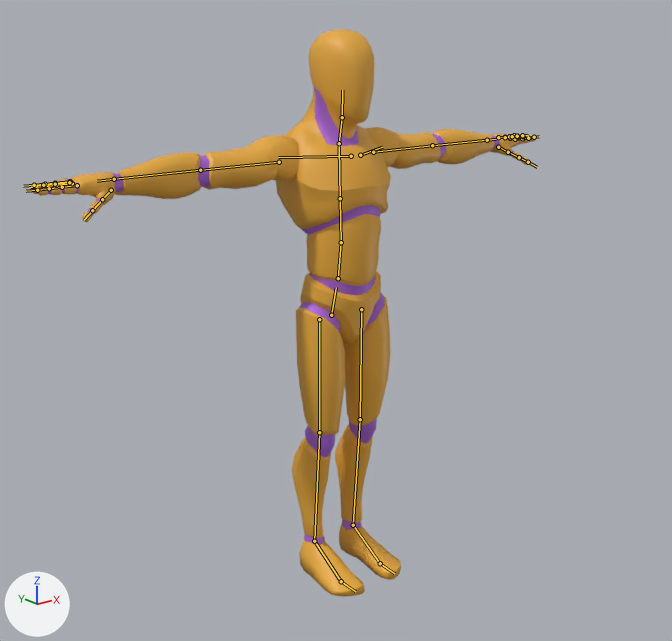
Renders of the glTF model fixing_kneeling.glb from each side of a commit.
Both versions are drawn from a camera (50 mm lens) standing at (-1.85, -2.29, 1.83) and looking at (-0.13, -0.13, 0.97). Every picture has the same lights, and +X, +Y and +Z are marked at lower left. The picture after the commit comes second. The bones that change, and the others that lie on the model, are drawn over the model as lines.

The first picture shows 'Mannequin_1', 'Mannequin_2'.
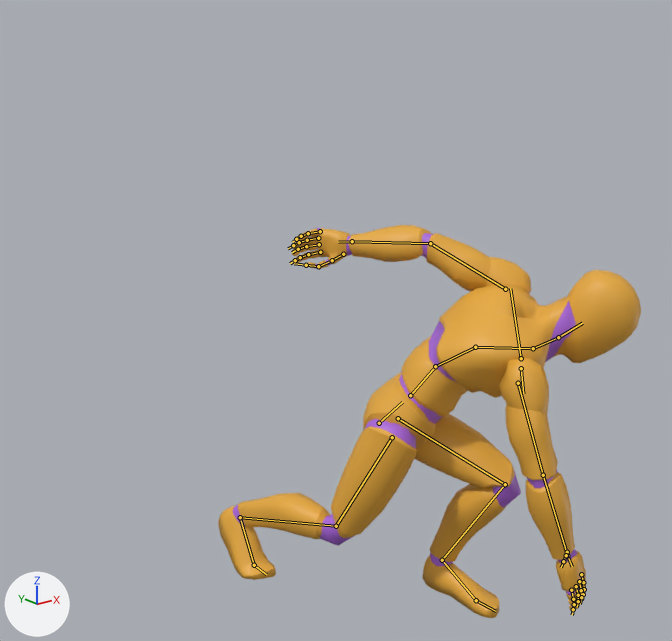
The newer file adds an action. The first version stands in its rest pose; the second is drawn at frame 45 of the action 'anim01+anim02_adjusted'.

What the commit changed:
Bone 'pelvis' (bone_pelvis) moves from (0.0, 0.0, 0.0) to (-0.029, -0.207, 0.344).
Bone 'pelvis' (bone_pelvis) turns from (0, 0, 0) to (23, 39, -17) degrees about its own x, y and z.
Bone 'spine_02' (bone_spine_02) turns from (0, 0, 0) to (30, 7, 10) degrees about its own x, y and z.
Bone 'spine_03' (bone_spine_03) turns from (0, 0, 0) to (34, 23, 15) degrees about its own x, y and z.
Bone 'clavicle_l' (bone_clavicle_l) turns from (0, 0, 0) to (-10, 0, 0) degrees about its own x, y and z.
Bone 'upperarm_l' (bone_upperarm_l) turns from (0, 0, 0) to (-19, -9, -51) degrees about its own x, y and z.
Bone 'lowerarm_l' (bone_lowerarm_l) turns from (0, 0, 0) to (29, 41, -2) degrees about its own x, y and z.
Bone 'hand_l' (bone_hand_l) turns from (0, 0, 0) to (5, 0, -1) degrees about its own x, y and z.
Bone 'index_01_l' (bone_index_01_l) turns from (0, 0, 0) to (28, 0, 0) degrees about its own x, y and z.
Bone 'index_02_l' (bone_index_02_l) turns from (0, 0, 0) to (27, 0, 0) degrees about its own x, y and z.
Bone 'index_03_l' (bone_index_03_l) turns from (0, 0, 0) to (27, 0, 0) degrees about its own x, y and z.
Bone 'middle_01_l' (bone_middle_01_l) turns from (0, 0, 0) to (28, 0, 0) degrees about its own x, y and z.
Bone 'middle_02_l' (bone_middle_02_l) turns from (0, 0, 0) to (27, 0, 0) degrees about its own x, y and z.
Bone 'middle_03_l' (bone_middle_03_l) turns from (0, 0, 0) to (27, 0, 0) degrees about its own x, y and z.
Bone 'pinky_01_l' (bone_pinky_01_l) turns from (0, 0, 0) to (30, -1, 2) degrees about its own x, y and z.
Bone 'pinky_02_l' (bone_pinky_02_l) turns from (0, 0, 0) to (27, -2, 0) degrees about its own x, y and z.
Bone 'pinky_03_l' (bone_pinky_03_l) turns from (0, 0, 0) to (27, 0, 0) degrees about its own x, y and z.
Bone 'ring_01_l' (bone_ring_01_l) turns from (0, 0, 0) to (28, 0, 0) degrees about its own x, y and z.
Bone 'ring_02_l' (bone_ring_02_l) turns from (0, 0, 0) to (27, 0, 0) degrees about its own x, y and z.
Bone 'ring_03_l' (bone_ring_03_l) turns from (0, 0, 0) to (27, 0, 0) degrees about its own x, y and z.
Bone 'thumb_02_l' (bone_thumb_02_l) turns from (0, 0, 0) to (9, 1, 0) degrees about its own x, y and z.
Bone 'thumb_03_l' (bone_thumb_03_l) turns from (0, 0, 0) to (31, 0, 0) degrees about its own x, y and z.
Bone 'clavicle_r' (bone_clavicle_r) turns from (0, 0, 0) to (-1, 0, -6) degrees about its own x, y and z.
Bone 'upperarm_r' (bone_upperarm_r) turns from (0, 0, 0) to (46, 8, -18) degrees about its own x, y and z.
Bone 'lowerarm_r' (bone_lowerarm_r) turns from (0, 0, 0) to (11, 14, 0) degrees about its own x, y and z.
Bone 'hand_r' (bone_hand_r) turns from (0, 0, 0) to (18, 28, 7) degrees about its own x, y and z.
Bone 'index_01_r' (bone_index_01_r) turns from (0, 0, 0) to (7, 0, 0) degrees about its own x, y and z.
Bone 'middle_01_r' (bone_middle_01_r) turns from (0, 0, 0) to (7, 0, 0) degrees about its own x, y and z.
Bone 'middle_03_r' (bone_middle_03_r) turns from (0, 0, 0) to (7, 0, 0) degrees about its own x, y and z.
Bone 'pinky_01_r' (bone_pinky_01_r) turns from (0, 0, 0) to (7, 0, -2) degrees about its own x, y and z.
Bone 'ring_01_r' (bone_ring_01_r) turns from (0, 0, 0) to (7, 0, 0) degrees about its own x, y and z.
Bone 'thumb_01_r' (bone_thumb_01_r) turns from (0, 0, 0) to (8, 0, 0) degrees about its own x, y and z.
Bone 'thumb_03_r' (bone_thumb_03_r) turns from (0, 0, 0) to (7, 0, 0) degrees about its own x, y and z.
Bone 'neck_01' (bone_neck_01) turns from (0, 0, 0) to (-40, -21, -1) degrees about its own x, y and z.
Bone 'Head' (bone_head) turns from (0, 0, 0) to (2, -27, -2) degrees about its own x, y and z.
Bone 'thigh_l' (bone_thigh_l) turns from (0, 0, 0) to (-91, 18, 18) degrees about its own x, y and z.
Bone 'calf_l' (bone_calf_l) turns from (0, 0, 0) to (95, 37, -3) degrees about its own x, y and z.
Bone 'foot_l' (bone_foot_l) turns from (0, 0, 0) to (-27, 8, 13) degrees about its own x, y and z.
Bone 'thigh_r' (bone_thigh_r) turns from (0, 0, 0) to (-3, 0, -10) degrees about its own x, y and z.
Bone 'calf_r' (bone_calf_r) turns from (0, 0, 0) to (44, 25, -2) degrees about its own x, y and z.
Bone 'foot_r' (bone_foot_r) turns from (0, 0, 0) to (-40, 13, -9) degrees about its own x, y and z.
Bone 'ball_r' (bone_ball_r) turns from (0, 0, 0) to (32, 0, 0) degrees about its own x, y and z.

Location of each change, (x1, y1, x2, y2) in pixels of the pictures (672 x 641 px):
'Mannequin_1', posed (16% narrower, 31% shorter): before (30, 29, 536, 597); after (218, 225, 641, 618)
'Mannequin_2', posed (28% narrower, 17% shorter): before (41, 87, 531, 545); after (233, 228, 585, 607)
bone 'pelvis', root to tip: before (331, 315) to (336, 287); after (379, 423) to (402, 402)
bone 'spine_02', root to tip: before (341, 242) to (340, 198); after (435, 366) to (475, 347)
bone 'spine_03', root to tip: before (340, 198) to (339, 146); after (475, 347) to (530, 348)
bone 'clavicle_l', root to tip: before (360, 155) to (382, 147); after (521, 358) to (510, 288)
bone 'upperarm_l', root to tip: before (373, 152) to (432, 145); after (505, 289) to (430, 243)
bone 'lowerarm_l', root to tip: before (432, 145) to (487, 140); after (430, 243) to (352, 241)
bone 'hand_l', root to tip: before (487, 140) to (496, 139); after (352, 241) to (338, 242)
bone 'index_01_l', root to tip: before (515, 139) to (522, 138); after (320, 252) to (308, 254)
bone 'index_02_l', root to tip: before (522, 138) to (528, 138); after (308, 254) to (300, 257)
bone 'index_03_l', root to tip: before (528, 138) to (534, 137); after (300, 257) to (295, 260)
bone 'middle_01_l', root to tip: before (510, 138) to (517, 137); after (319, 244) to (306, 246)
bone 'middle_02_l', root to tip: before (517, 137) to (523, 136); after (306, 246) to (298, 249)
bone 'middle_03_l', root to tip: before (523, 136) to (528, 135); after (298, 249) to (292, 252)
bone 'pinky_01_l', root to tip: before (498, 137) to (505, 137); after (320, 231) to (308, 233)
bone 'pinky_02_l', root to tip: before (505, 137) to (509, 136); after (308, 233) to (301, 236)
bone 'pinky_03_l', root to tip: before (509, 136) to (514, 135); after (301, 236) to (296, 239)
bone 'ring_01_l', root to tip: before (505, 137) to (512, 136); after (318, 238) to (307, 240)
bone 'ring_02_l', root to tip: before (512, 136) to (517, 136); after (307, 240) to (299, 242)
bone 'ring_03_l', root to tip: before (517, 136) to (522, 135); after (299, 242) to (293, 245)
bone 'thumb_02_l', root to tip: before (508, 152) to (519, 157); after (332, 260) to (318, 266)
bone 'thumb_03_l', root to tip: before (519, 157) to (528, 162); after (318, 266) to (306, 265)
bone 'clavicle_r', root to tip: before (351, 156) to (278, 157); after (521, 368) to (523, 393)
bone 'upperarm_r', root to tip: before (279, 162) to (200, 170); after (518, 383) to (543, 475)
bone 'lowerarm_r', root to tip: before (200, 170) to (114, 179); after (543, 475) to (567, 555)
bone 'hand_r', root to tip: before (114, 179) to (97, 181); after (567, 555) to (572, 566)
bone 'index_01_r', root to tip: before (77, 185) to (62, 187); after (581, 574) to (583, 582)
bone 'middle_01_r', root to tip: before (72, 183) to (56, 185); after (579, 581) to (581, 590)
bone 'middle_03_r', root to tip: before (43, 186) to (30, 187); after (581, 597) to (580, 604)
bone 'pinky_01_r', root to tip: before (70, 181) to (55, 183); after (571, 590) to (573, 599)
bone 'ring_01_r', root to tip: before (69, 182) to (55, 184); after (576, 586) to (578, 595)
bone 'thumb_01_r', root to tip: before (111, 190) to (102, 199); after (567, 552) to (566, 555)
bone 'thumb_03_r', root to tip: before (92, 210) to (84, 220); after (563, 561) to (561, 567)
bone 'neck_01', root to tip: before (339, 143) to (342, 117); after (533, 348) to (558, 337)
bone 'Head', root to tip: before (342, 117) to (342, 90); after (558, 337) to (582, 323)
bone 'thigh_l', root to tip: before (361, 309) to (360, 419); after (398, 418) to (505, 484)
bone 'calf_l', root to tip: before (360, 419) to (353, 525); after (505, 484) to (442, 560)
bone 'foot_l', root to tip: before (353, 525) to (380, 563); after (442, 560) to (476, 600)
bone 'thigh_r', root to tip: before (319, 319) to (319, 432); after (392, 437) to (336, 526)
bone 'calf_r', root to tip: before (319, 432) to (314, 541); after (336, 526) to (240, 517)
bone 'foot_r', root to tip: before (314, 541) to (341, 581); after (240, 517) to (254, 565)
bone 'ball_r', root to tip: before (341, 581) to (355, 591); after (254, 565) to (266, 574)
